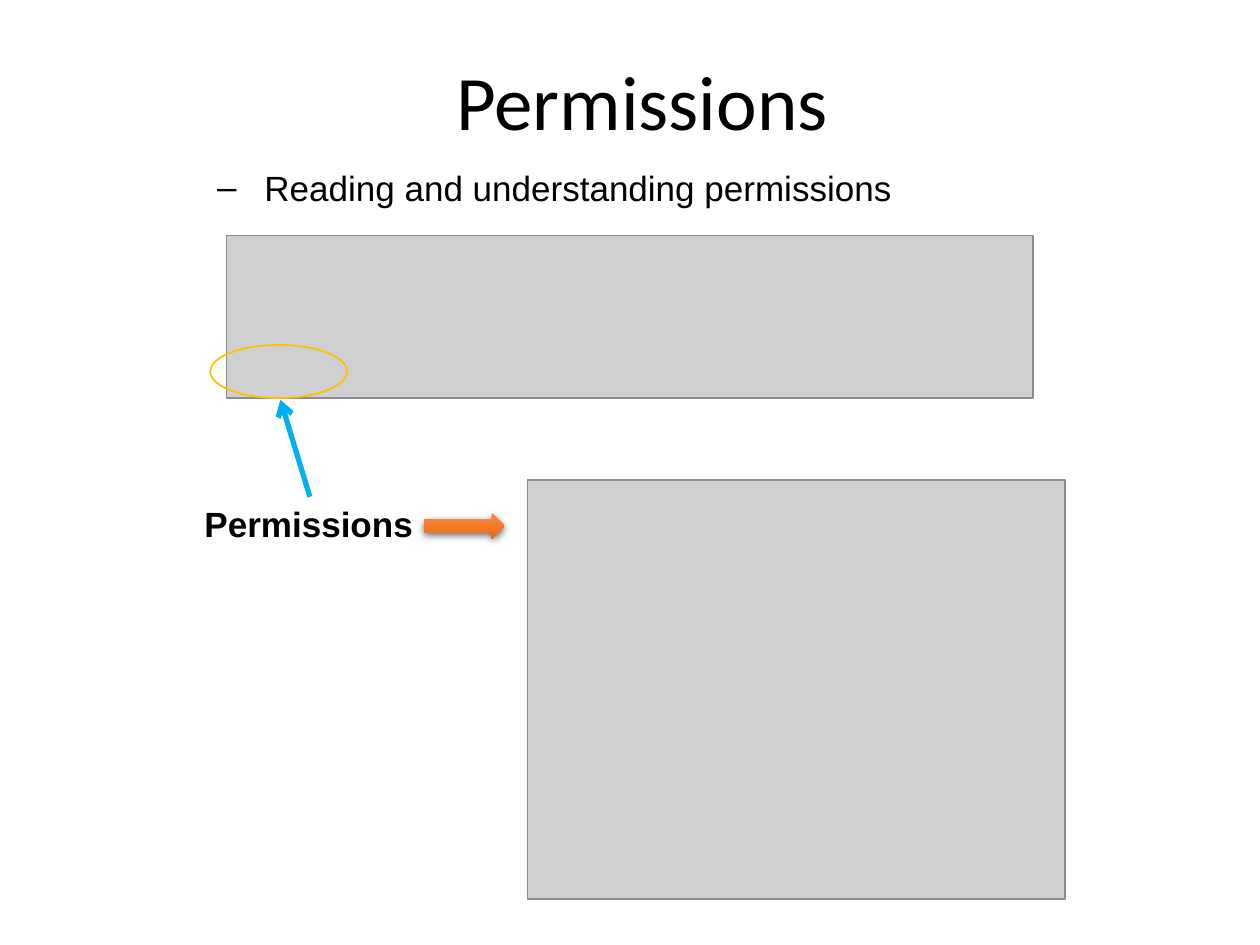
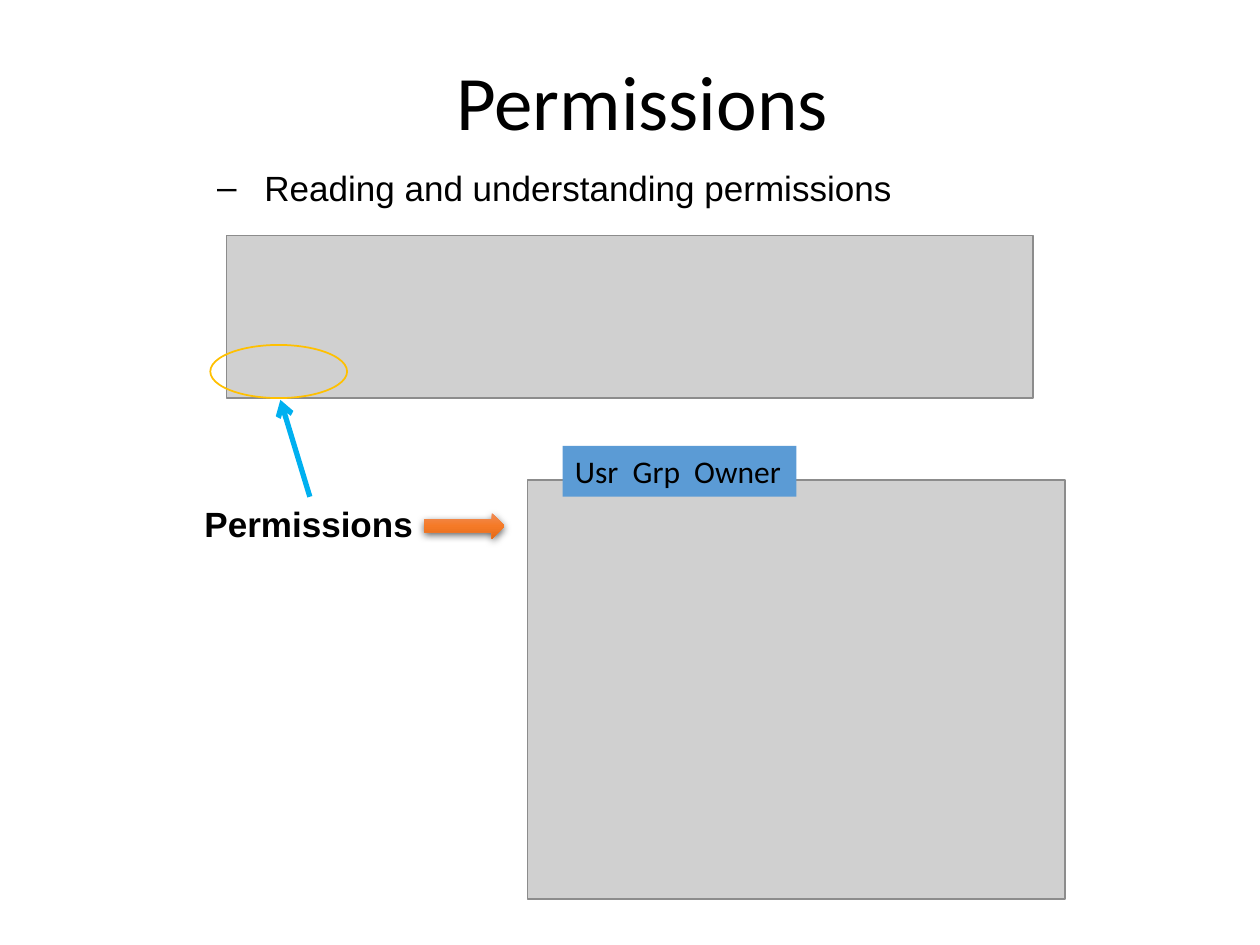
Before and after one commit to MarsUniversity/ece387-robotics, a slide deck: slide 11 of website/block_1_basics/lsn2/lsn2-linux.pptx. Drawn at 1260x945 pixels with LibreOffice and Linux fonts; fonts in the diff are those of the drawing; grey boxes stand for pictures. Boxes give left, top, right and bottom in pixels: in the first picture for what was removed or moved away, otherwise in the second. Text is boxed around its words. In the diff, an @@ line names an element or a change of style, - is before the commit and + after.

```diff
--- a/website/block_1_basics/lsn2/lsn2-linux.pptx
+++ b/website/block_1_basics/lsn2/lsn2-linux.pptx
@@ rectangle added at bbox=[563, 446, 798, 496], fill #5B9BD5, 18 pt, text #000000 @@
+Usr Grp Owner
```
Also in this commit, not shown: 9 other slides changed, 5 slides added, 21 other files.
